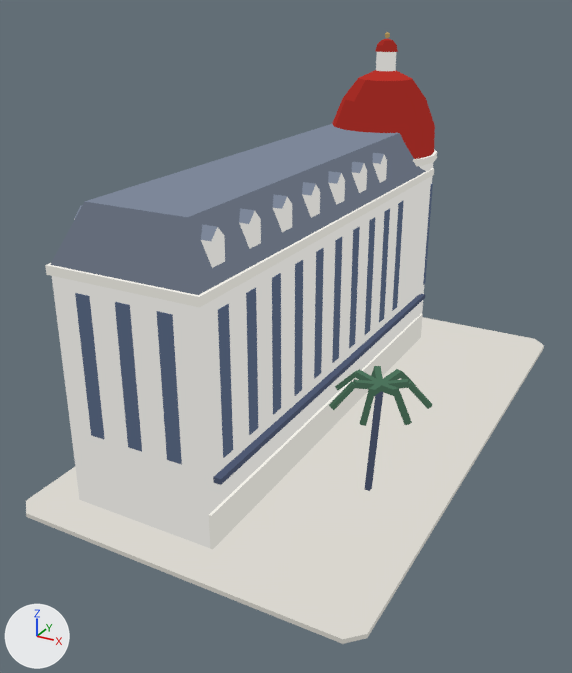
The glTF model plugins/postcard/skills/postcard/kit/art/3d/nice.glb, before and after one commit.
Before and after are seen from a 50 mm camera at (37.1, -79.1, 48.6) aimed at (-2.9, -6.3, 12.3). Lighting does not change. The marker at lower left points along +X, +Y and +Z. The older version comes first. Vertices at exactly the same position are counted once.

Script lines for the objects in view, before the commit:
```python
ob_model = bpy.data.objects.new('model', me_mesh_0)
ob_model.location = (0.0, 0.0, 0.0)
```
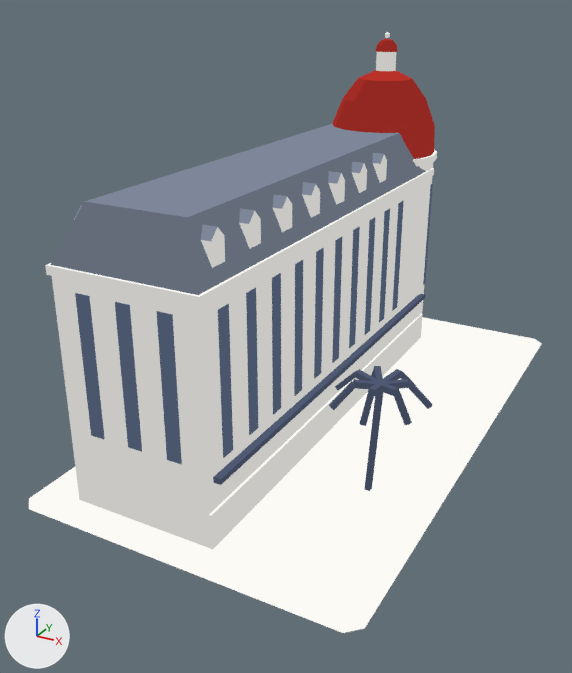
Pixel boxes [x1, y1, x2, y2] of what changed, in the pictures (572 x 673 px):
'model', recoloured, reshaped: before [26, 32, 544, 644]; after [29, 32, 542, 633]
part 1 of me_mesh_0, deleted: before [26, 344, 544, 644]
part 2 of me_mesh_0, recoloured: [29, 317, 542, 633] in both
part 3 of me_mesh_0, edited (looks the same): [45, 153, 437, 549] in both
part 4 of me_mesh_0, edited (looks the same): [213, 295, 425, 491] in both
part 5 of me_mesh_0, recoloured: [331, 368, 432, 426] in both
part 6 of me_mesh_0, recoloured: [329, 381, 432, 407] in both
part 7 of me_mesh_0, recoloured: [352, 366, 411, 390] in both

The change, as a diff of the scene's bpy script:
```diff
--- a/plugins/postcard/skills/postcard/kit/art/3d/nice.glb.py
+++ b/plugins/postcard/skills/postcard/kit/art/3d/nice.glb.py
@@ mat_material_0 @@
 n0 = _N.new('ShaderNodeEmission'); n0.name = 'Emission'
-n0.inputs[0].default_value = (0.42, 0.409, 0.377, 1.0)  # 'Color', grey #adaba5
+n0.inputs[0].default_value = (0.964, 0.955, 0.914, 1.0)  # 'Color', white #fbfaf5
 n1 = _N.new('ShaderNodeLightPath'); n1.name = 'Light Path'
@@ mat_material_3 @@
 n0 = _N.new('ShaderNodeEmission'); n0.name = 'Emission'
-n0.inputs[0].default_value = (0.582, 0.577, 0.552, 1.0)  # 'Color', light grey #c9c8c4
+n0.inputs[0].default_value = (0.127, 0.15, 0.196, 1.0)  # 'Color', greyish blue #646c7a
 n1 = _N.new('ShaderNodeLightPath'); n1.name = 'Light Path'
@@ mat_material_6 @@
 n0 = _N.new('ShaderNodeEmission'); n0.name = 'Emission'
-n0.inputs[0].default_value = (0.547, 0.537, 0.499, 1.0)  # 'Color', light grey #c3c2bb
+n0.inputs[0].default_value = (0.205, 0.243, 0.319, 1.0)  # 'Color', greyish blue #7d8799
 n1 = _N.new('ShaderNodeLightPath'); n1.name = 'Light Path'
@@ mat_material_8 @@
 n0 = _N.new('ShaderNodeEmission'); n0.name = 'Emission'
-n0.inputs[0].default_value = (0.905, 0.888, 0.824, 1.0)  # 'Color', white #f4f2ea
+n0.inputs[0].default_value = (0.0605, 0.0773, 0.13, 1.0)  # 'Color', dark blue #464f65
 n1 = _N.new('ShaderNodeLightPath'); n1.name = 'Light Path'
@@ mat_material_9 @@
 n0 = _N.new('ShaderNodeEmission'); n0.name = 'Emission'
-n0.inputs[0].default_value = (0.127, 0.15, 0.196, 1.0)  # 'Color', greyish blue #646c7a
+n0.inputs[0].default_value = (0.0783, 0.1, 0.171, 1.0)  # 'Color', dark blue #4f5973
 n1 = _N.new('ShaderNodeLightPath'); n1.name = 'Light Path'
@@ mat_material_10 @@
 n0 = _N.new('ShaderNodeEmission'); n0.name = 'Emission'
-n0.inputs[0].default_value = (0.183, 0.217, 0.285, 1.0)  # 'Color', greyish blue #778091
+n0.inputs[0].default_value = (0.293, 0.0212, 0.0157, 1.0)  # 'Color', red #932822
 n1 = _N.new('ShaderNodeLightPath'); n1.name = 'Light Path'
@@ mat_material_11 @@
 n0 = _N.new('ShaderNodeEmission'); n0.name = 'Emission'
-n0.inputs[0].default_value = (0.156, 0.184, 0.241, 1.0)  # 'Color', greyish blue #6e7787
+n0.inputs[0].default_value = (0.361, 0.0252, 0.0185, 1.0)  # 'Color', red #a22c25
 n1 = _N.new('ShaderNodeLightPath'); n1.name = 'Light Path'
@@ mat_material_12 @@
 n0 = _N.new('ShaderNodeEmission'); n0.name = 'Emission'
-n0.inputs[0].default_value = (0.205, 0.243, 0.319, 1.0)  # 'Color', greyish blue #7d8799
+n0.inputs[0].default_value = (0.428, 0.029, 0.0212, 1.0)  # 'Color', red #af3028
 n1 = _N.new('ShaderNodeLightPath'); n1.name = 'Light Path'
@@ mat_material_13 @@
 n0 = _N.new('ShaderNodeEmission'); n0.name = 'Emission'
-n0.inputs[0].default_value = (0.0501, 0.0637, 0.107, 1.0)  # 'Color', dark blue #3f475c
+n0.inputs[0].default_value = (0.48, 0.0319, 0.0232, 1.0)  # 'Color', red #b8322a
 n1 = _N.new('ShaderNodeLightPath'); n1.name = 'Light Path'
@@ mat_material_15 @@
 n0 = _N.new('ShaderNodeEmission'); n0.name = 'Emission'
-n0.inputs[0].default_value = (0.0783, 0.1, 0.171, 1.0)  # 'Color', dark blue #4f5973
+n0.inputs[0].default_value = (0.0674, 0.0923, 0.15, 1.0)  # 'Color', dark blue #49566c
 n1 = _N.new('ShaderNodeLightPath'); n1.name = 'Light Path'
@@ mat_material_16 @@
 n0 = _N.new('ShaderNodeEmission'); n0.name = 'Emission'
-n0.inputs[0].default_value = (0.293, 0.0212, 0.0157, 1.0)  # 'Color', red #932822
+n0.inputs[0].default_value = (0.0818, 0.113, 0.184, 1.0)  # 'Color', dark blue #515e77
 n1 = _N.new('ShaderNodeLightPath'); n1.name = 'Light Path'
@@ mat_material_17 @@
 n0 = _N.new('ShaderNodeEmission'); n0.name = 'Emission'
-n0.inputs[0].default_value = (0.361, 0.0252, 0.0185, 1.0)  # 'Color', red #a22c25
+n0.inputs[0].default_value = (0.107, 0.147, 0.243, 1.0)  # 'Color', blue #5c6b87
 n1 = _N.new('ShaderNodeLightPath'); n1.name = 'Light Path'
@@ me_mesh_0 @@
-me_mesh_0.from_pydata(...)  # 756 vertices, 1308 faces, 439 loose edges; spans x -19.0..19.0, y -34.0..34.0, z 0.0..43.4
+me_mesh_0.from_pydata(...)  # 740 vertices, 1270 faces, 423 loose edges; spans x -18.7..18.7, y -33.7..33.7, z 0.0..43.4
+# me_mesh_0 part 1
+# 16 vertices are removed from x -19.0..19.0, y -34.0..34.0, z 0.0..0.5
+# 38 faces are deleted
+# 16 loose edges are deleted
+# me_mesh_0 part 2: 6 faces spanning x -18.7..18.7, y -33.7..33.7, z 0.8 switch from mat_material_2 to mat_material_0
+# me_mesh_0 part 3: 48 faces spanning x -14.3..2.6, y -30.3..32.6, z 0.8..28.0 switch from mat_material_6 to mat_material_1
+# me_mesh_0 part 4: 12 faces spanning x 2.0..12.1, y -29.0..25.0, z 0.0..13.0 switch from mat_material_13 to mat_material_7
+# me_mesh_0 part 5: 100 faces spanning x 6.7..16.8, y -19.1..-9.1, z 11.1..13.9 switch from mat_material_23 to mat_material_7
+# me_mesh_0 part 6: 32 faces spanning x 6.7..16.8, y -19.1..-9.1, z 11.1..13.9 switch from mat_material_24 to mat_material_8
+# me_mesh_0 part 7: 28 faces spanning x 8.9..14.6, y -16.9..-11.2, z 13.3..13.9 switch from mat_material_25 to mat_material_9
+# other edits to the shape of me_mesh_0 do not show in these pictures
 me_mesh_0.materials.append(mat_material_3)
@@ me_mesh_0 @@
 me_mesh_0.materials.append(mat_material_17)
-me_mesh_0.materials.append(mat_material_18)
-me_mesh_0.materials.append(mat_material_19)
-me_mesh_0.materials.append(mat_material_20)
-me_mesh_0.materials.append(mat_material_21)
-me_mesh_0.materials.append(mat_material_22)
-me_mesh_0.materials.append(mat_material_26)
-me_mesh_0.materials.append(mat_material_27)
-me_mesh_0.materials.append(mat_material_28)
-me_mesh_0.materials.append(mat_material_29)
```
